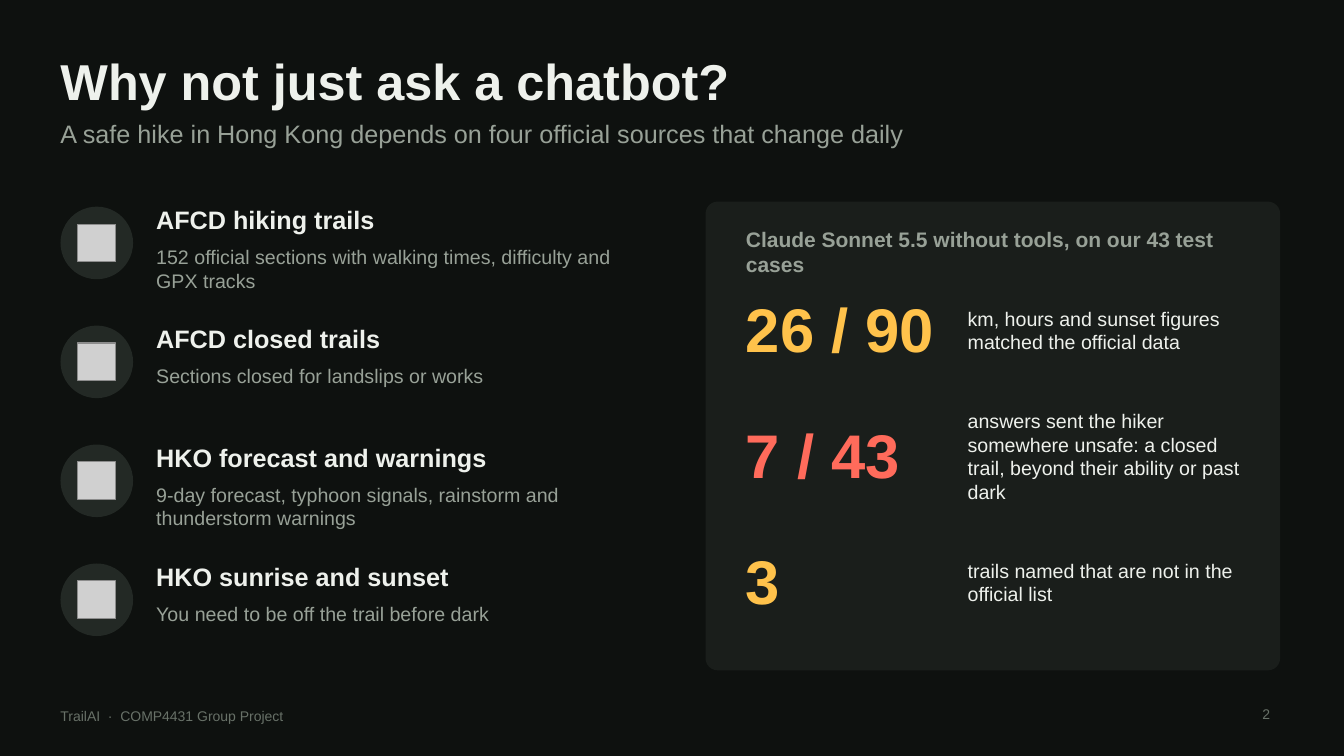
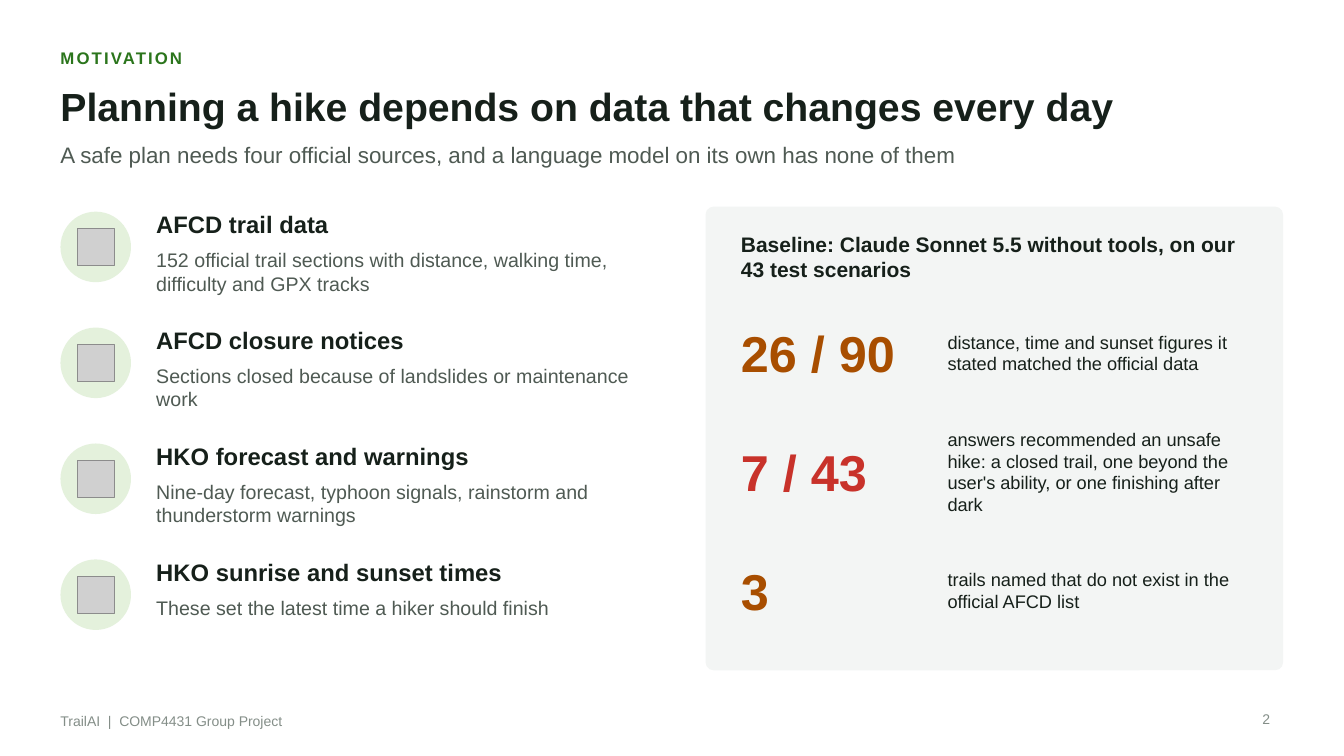
Before and after one commit to HaochenFa/COMP4431-AI, a slide deck: slide 2 of presentation/TrailAI.pptx. Drawn at 1344x756 pixels with LibreOffice and Linux fonts; fonts in the diff are those of the drawing; grey boxes stand for pictures. Boxes give left, top, right and bottom in pixels: in the first picture for what was removed or moved away, otherwise in the second. Text is boxed around its words. In the diff, an @@ line names an element or a change of style, - is before the commit and + after.

```diff
--- a/presentation/TrailAI.pptx
+++ b/presentation/TrailAI.pptx
@@ background #0E110F to #FFFFFF @@
@@ title "Planning a hike depends on ..." at (60, 92, 1113, 129): vertical alignment top to middle @@
@@ text at (60, 63, 729, 110): text changed; size 36 to 12 pt; text colour #EEF1EC to #2B751C @@
-Why not just ask a chatbot?
+MOTIVATION
@@ title at (60, 92, 1113, 129): text changed; size 18 to 28 pt; text colour #98A197 to #16201A; bold on @@
-A safe hike in Hong Kong depends on four official sources that change daily
+Planning a hike depends on data that changes every day
@@ text added at (60, 147, 955, 168), 16 pt, text #4F5A53 @@
+A safe plan needs four official sources, and a language model on its own has none of them
@@ rounded rectangle: place and size @@
-rounded rectangle at (706, 202, 1280, 670)
+rounded rectangle at (706, 207, 1284, 670)
@@ rounded rectangle at (706, 207, 1284, 670): fill #1A1E1B to #F3F5F4; proportions changed @@
@@ ellipse: place and size @@
-ellipse at (60, 207, 133, 279)
+ellipse at (60, 212, 131, 282)
@@ picture: place and size @@
-picture at (78, 224, 115, 261)
+picture at (78, 229, 114, 265)
@@ text at (156, 215, 328, 234): text changed; size 18 to 17 pt; text colour #EEF1EC to #16201A @@
-AFCD hiking trails
+AFCD trail data
@@ text at (741, 236, 1235, 278): text changed; text colour #98A197 to #16201A @@
-Claude Sonnet 5.5 without tools, on our 43 test cases
+Baseline: Claude Sonnet 5.5 without tools, on our 43 test scenarios
@@ text at (156, 253, 608, 295): text changed; text colour #98A197 to #4F5A53 @@
-152 official sections with walking times, difficulty and GPX tracks
+152 official trail sections with distance, walking time, difficulty and GPX tracks
@@ text "26 / 90" at (741, 336, 895, 373): size 44 to 36 pt, text colour #FFC24B to #A84E00 @@
@@ text "26 / 90": place and size @@
-text "26 / 90" at (746, 309, 934, 353)
+text "26 / 90" at (741, 336, 895, 373)
@@ text at (156, 331, 403, 350): text changed; size 18 to 17 pt; text colour #EEF1EC to #16201A @@
-AFCD closed trails
+AFCD closure notices
@@ text at (948, 335, 1227, 370): text changed; size 14 to 13 pt; text colour #EEF1EC to #16201A @@
-km, hours and sunset figures matched the official data
+distance, time and sunset figures it stated matched the official data
@@ text at (156, 369, 628, 406): text changed; text colour #98A197 to #4F5A53 @@
-Sections closed for landslips or works
+Sections closed because of landslides or maintenance work
@@ text "HKO forecast and warnings" at (156, 447, 469, 470): size 18 to 17 pt, text colour #EEF1EC to #16201A @@
@@ text "7 / 43": place and size @@
-text "7 / 43" at (746, 435, 899, 479)
+text "7 / 43" at (741, 456, 867, 492)
@@ text "7 / 43" at (741, 456, 867, 492): size 44 to 36 pt, text colour #FF6B5B to #C8322A @@
@@ text at (948, 432, 1228, 511): text changed; size 14 to 13 pt; text colour #EEF1EC to #16201A @@
-answers sent the hiker somewhere unsafe: a closed trail, beyond their ability or past dark
+answers recommended an unsafe hike: a closed trail, one beyond the user's ability, or one finishing after dark
@@ text at (156, 485, 588, 526): text changed; text colour #98A197 to #4F5A53 @@
-9-day forecast, typhoon signals, rainstorm and thunderstorm warnings
+Nine-day forecast, typhoon signals, rainstorm and thunderstorm warnings
@@ ellipse: place and size @@
-ellipse at (60, 564, 133, 636)
+ellipse at (60, 560, 131, 630)
@@ fill #232925 to #E4F1DC in 4 elements at (60, 328, 131, 398), (60, 444, 131, 514), (60, 212, 131, 282), (60, 560, 131, 630) @@
@@ text at (156, 563, 501, 582): text changed; size 18 to 17 pt; text colour #EEF1EC to #16201A @@
-HKO sunrise and sunset
+HKO sunrise and sunset times
@@ text "3": place and size @@
-text "3" at (746, 561, 780, 605)
+text "3" at (741, 574, 769, 611)
@@ text "3" at (741, 574, 769, 611): size 44 to 36 pt, text colour #FFC24B to #A84E00 @@
@@ picture: place and size @@
-picture at (78, 581, 115, 618)
+picture at (78, 577, 114, 613)
@@ text at (948, 572, 1229, 608): text changed; size 14 to 13 pt; text colour #EEF1EC to #16201A @@
-trails named that are not in the official list
+trails named that do not exist in the official AFCD list
@@ text removed at (156, 607, 489, 621) @@
-You need to be off the trail before dark
@@ text added at (156, 601, 549, 615), 14 pt, text #4F5A53 @@
+These set the latest time a hiker should finish
@@ text at (60, 716, 282, 729): text changed; text colour #687168 to #848E88 @@
-TrailAI · COMP4431 Group Project
+TrailAI | COMP4431 Group Project
@@ page number at (1262, 714, 1270, 724): text colour #687168 to #848E88 @@
```
Also in this commit, not shown: 3 other slides changed, 7 slides added, 9 slides removed, 5 other files.
